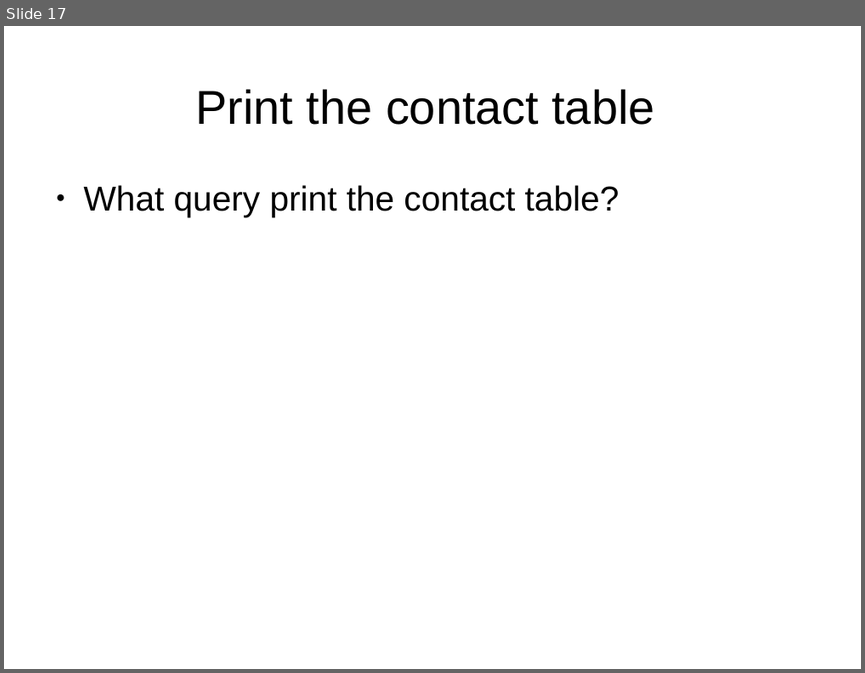
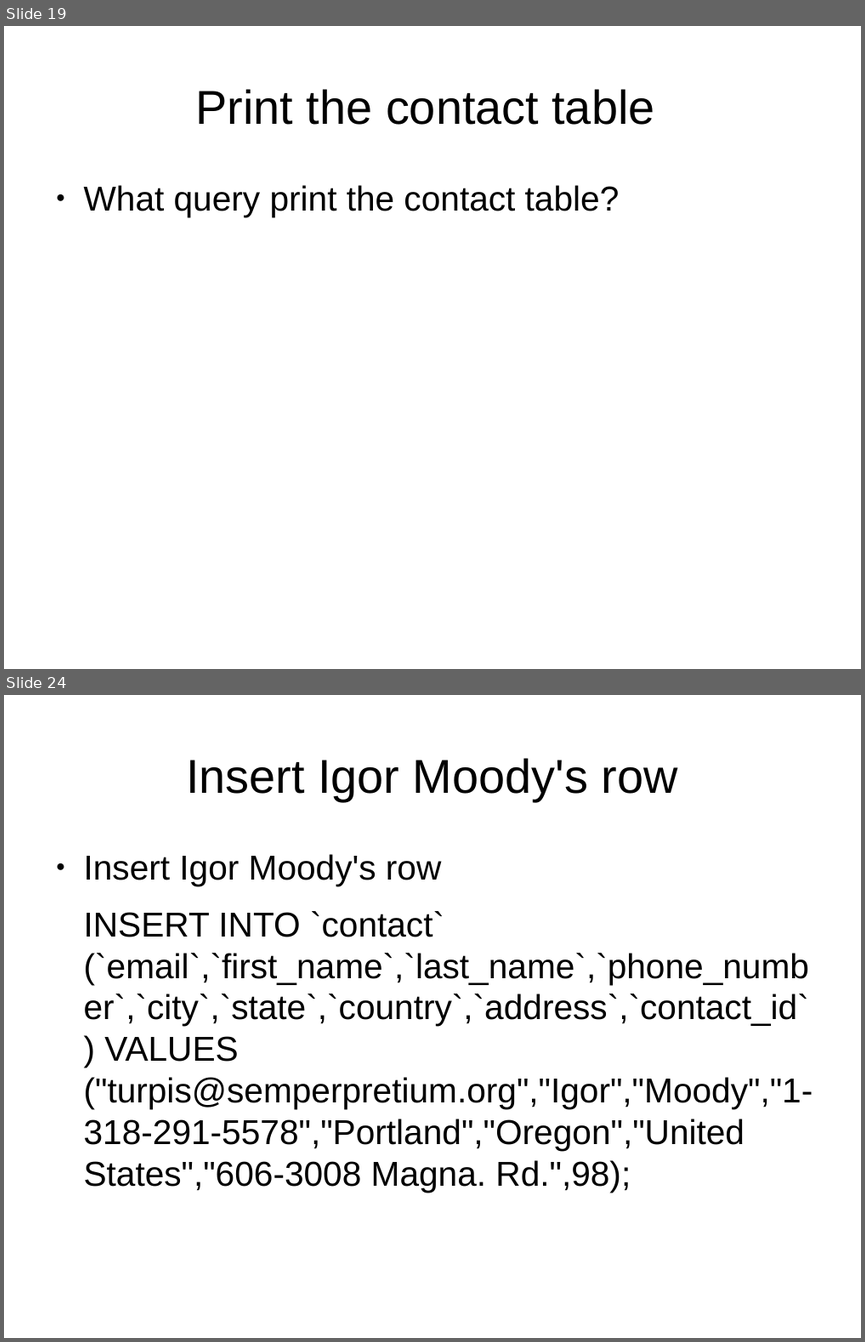
Before and after one commit to Oflameo/intro_to_databases_with_sqlite3, a slide deck: intro_to_databases_with_sqlite3.odp. Shown one above the other, each under a label of ours: slide 17 before the commit, slides 19 and 24 after it; the slides between them are not shown. The pictures are 865x673 and 865x1342 pixels, drawn with LibreOffice and Linux fonts; fonts in the diff are those of the drawing. Boxes give left, top, right and bottom in pixels: in the first picture for what was removed or moved away, otherwise in the second. Text is boxed around its words. In the diff, an @@ line names an element or a change of style, - is before the commit and + after.

```diff
--- a/intro_to_databases_with_sqlite3.odp
+++ b/intro_to_databases_with_sqlite3.odp
@@ slide 24 added at (x1=4, y1=695, x2=861, y2=1338), background #FFFFFF @@
@@ title added at (x1=186, y1=758, x2=678, y2=801), 44 pt, text #000000 @@
+Insert Igor Moody's row
@@ text added at (x1=84, y1=854, x2=813, y2=1191), 32 pt, text #000000 @@
+● Insert Igor Moody's row
+INSERT INTO `contact` (`email`,`first_name`,`last_name`,`phone_number`,`city`,`state`,`country`,`address`,`contact_id`) VALUES ("turpis@semperpretium.org","Igor","Moody","1-318-291-5578","Portland","Oregon","United States","606-3008 Magna. Rd.",98);
@@ what was slide 17 is now slide 19 @@
```
Also in this commit, not shown: 2 slides changed, 13 other slides added, 1 slide removed.
